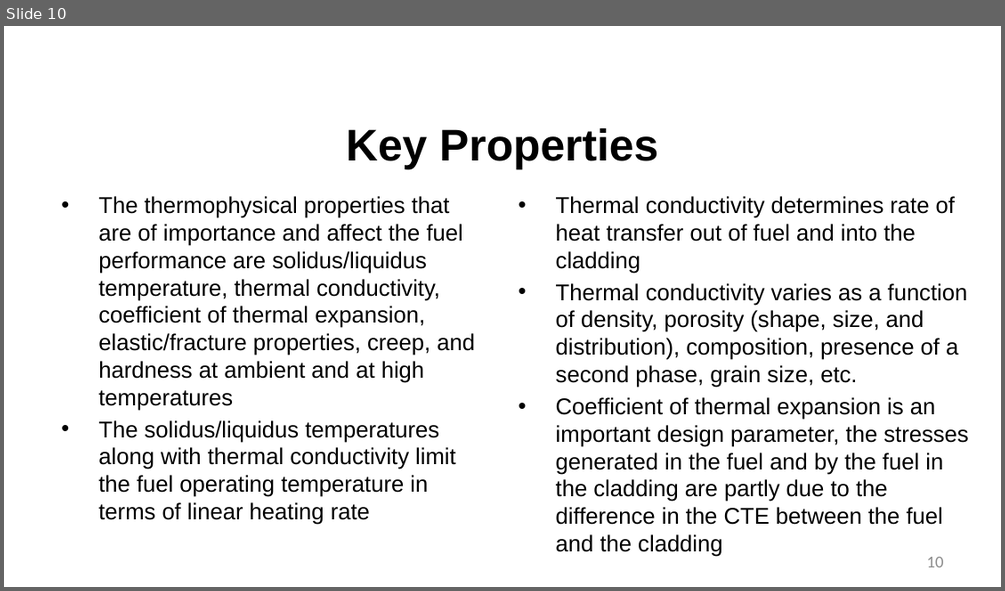
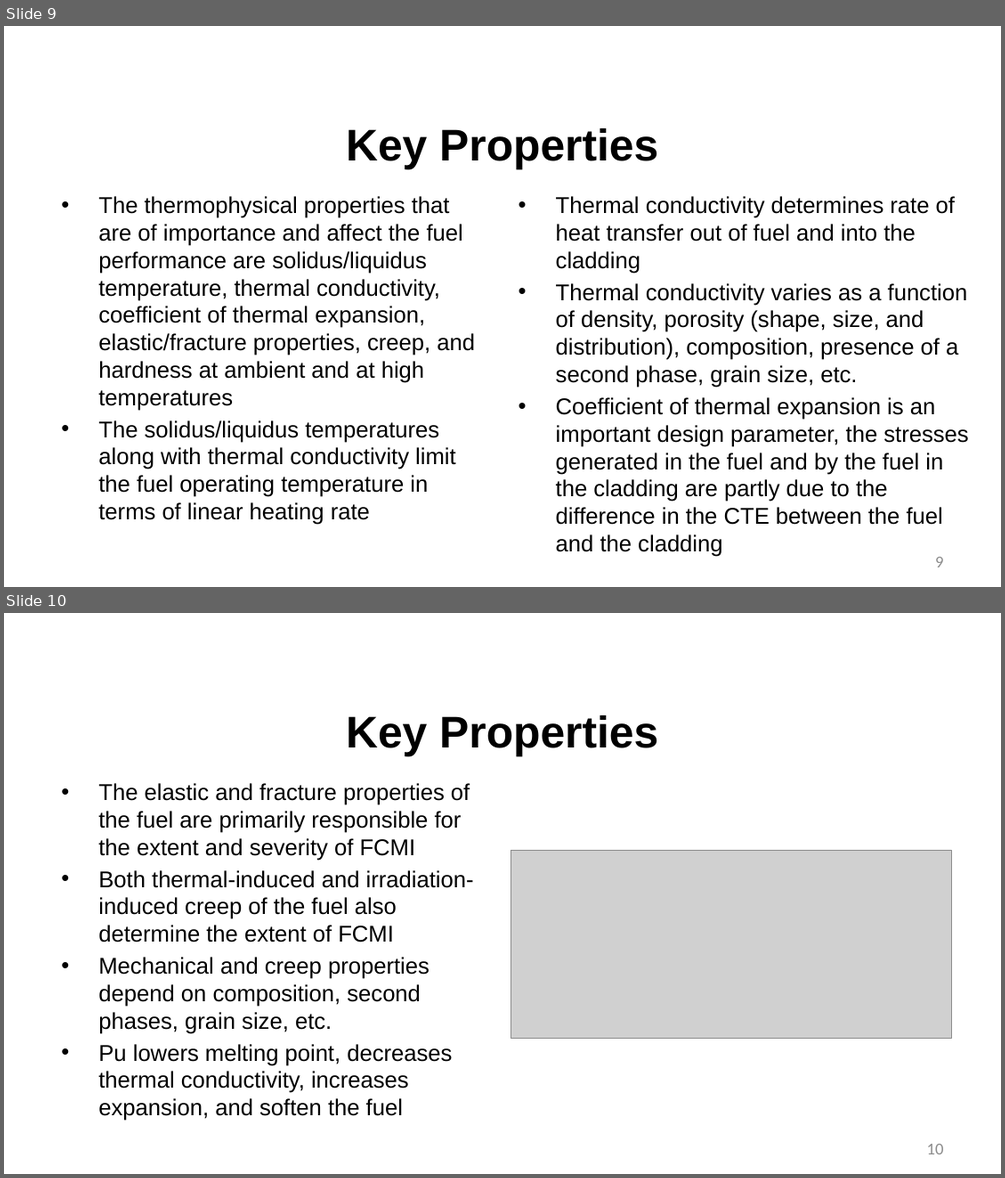
Before and after one commit to benbeeler/TEACHING, a slide deck: Advanced Reactor Materials/LecX_carbide_nitride.pptx. Shown one above the other, each under a label of ours: slide 10 before the commit, slides 9 and 10 after it. The pictures are 1005x591 and 1005x1178 pixels, drawn with LibreOffice and Linux fonts; fonts in the diff are those of the drawing; grey boxes stand for pictures; background and template pictures are left out. Boxes give left, top, right and bottom in pixels: in the first picture for what was removed or moved away, otherwise in the second. Text is boxed around its words. In the diff, an @@ line names an element or a change of style, - is before the commit and + after.

```diff
--- a/Advanced Reactor Materials/LecX_carbide_nitride.pptx
+++ b/Advanced Reactor Materials/LecX_carbide_nitride.pptx
@@ slide 10 added at box(4, 613, 1001, 1174), background #FFFFFF @@
@@ title added at box(346, 715, 658, 757), 42.7 pt, text #000000, bold @@
+Key Properties
@@ text added at box(98, 783, 474, 1120), 22 pt, text #000000 @@
+• The elastic and fracture properties of the fuel are primarily responsible for the extent and severity of FCMI
+• Both thermal-induced and irradiation- induced creep of the fuel also determine the extent of FCMI
+• Mechanical and creep properties depend on composition, second phases, grain size, etc.
+• Pu lowers melting point, decreases thermal conductivity, increases expansion, and soften the fuel
@@ picture added at box(511, 850, 952, 1038) @@
@@ page number added at box(927, 1143, 944, 1154), 16 pt, text #8C8C8C @@
+10
@@ what was slide 10 is now slide 9 @@
@@ page number at box(935, 556, 943, 567): text changed @@
-10
+9
```
Also in this commit, not shown: 1 other slide added.
